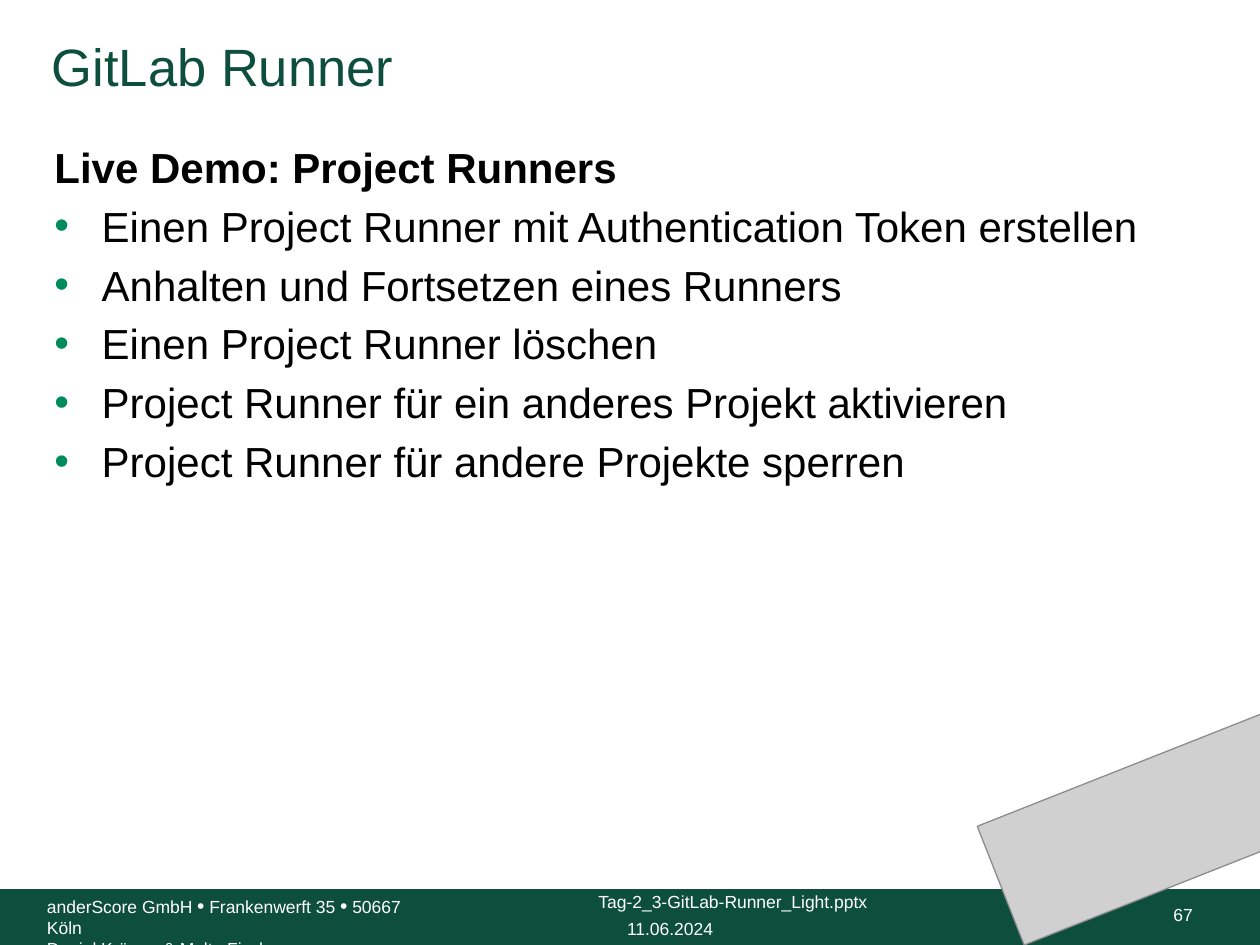
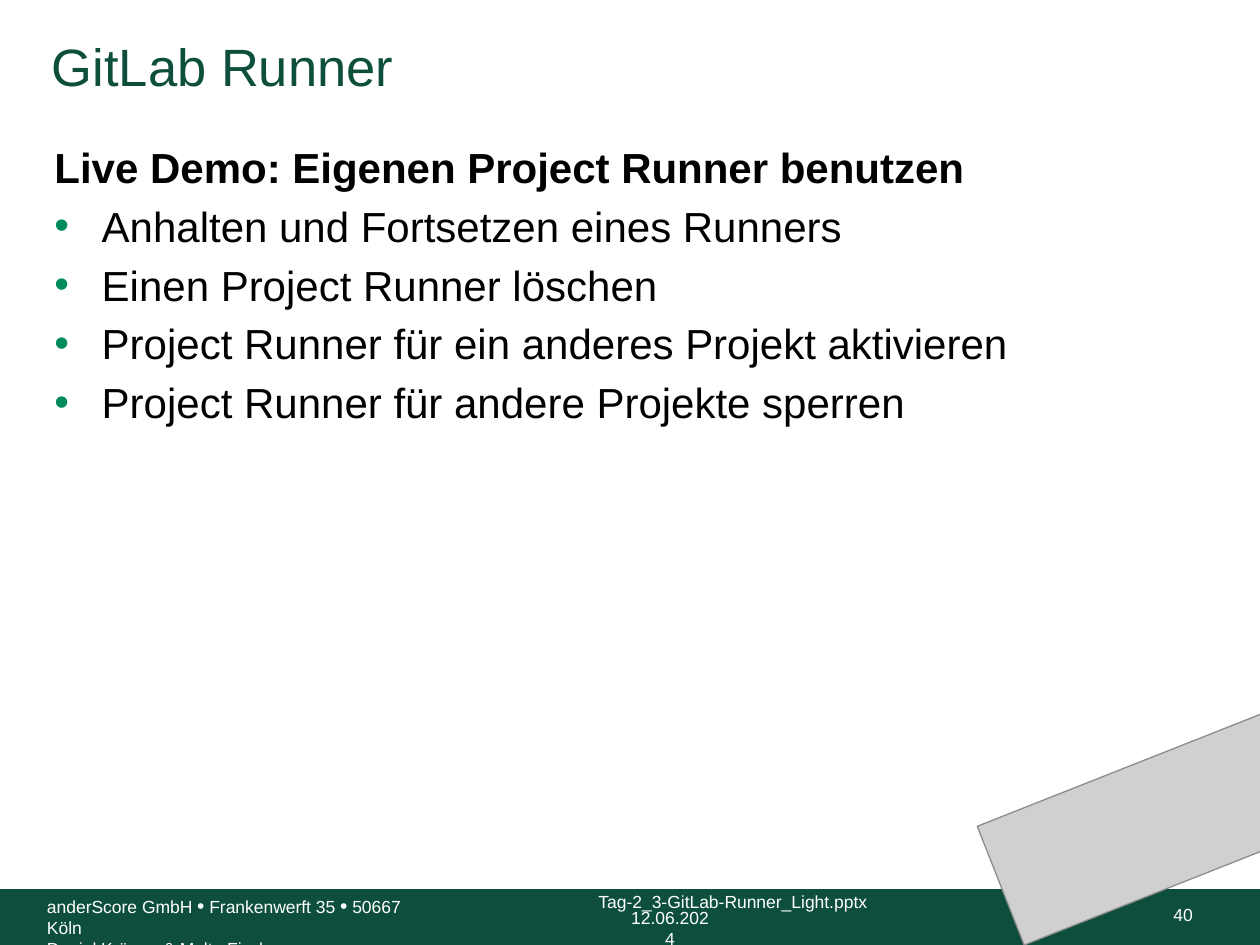
Before and after one commit to anderscore-gmbh/gitlab, a slide deck: slide 40 of slides/Tag-2_3-GitLab-Runner_Light.pptx (slide 67 before the commit). Drawn at 1260x945 pixels with LibreOffice and Linux fonts; fonts in the diff are those of the drawing; grey boxes stand for pictures; background and template pictures are left out. Boxes give left, top, right and bottom in pixels: in the first picture for what was removed or moved away, otherwise in the second. Text is boxed around its words. In the diff, an @@ line names an element or a change of style, - is before the commit and + after.

Commit message:
Reihenfolge geändert: Project -> Group -> Instance. Project Runner Folien (13 - 34 und 67 - 78) zusammengefasst.

```diff
--- a/slides/Tag-2_3-GitLab-Runner_Light.pptx
+++ b/slides/Tag-2_3-GitLab-Runner_Light.pptx
@@ text at box(54, 152, 964, 192): text changed; bold on @@
-Live Demo: Project Runners
-• Einen Project Runner mit Authentication Token erstellen
+Live Demo: Eigenen Project Runner benutzen
@@ text at box(631, 911, 709, 924): text changed @@
-11.06.2024
+12.06.2024
@@ page number at box(1173, 908, 1192, 921): text changed @@
-67
+40
```
Also in this commit, not shown: 97 other slides changed, 2 slides added, 1 slide removed.
